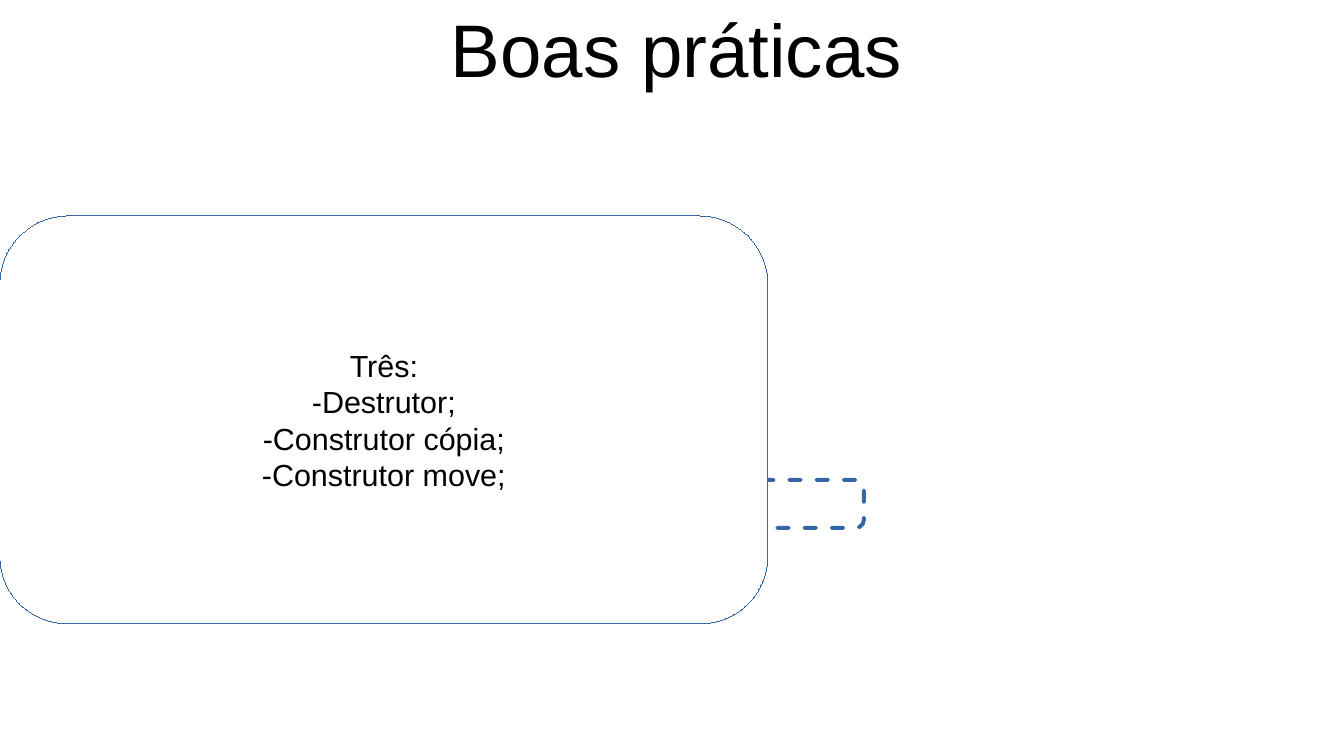
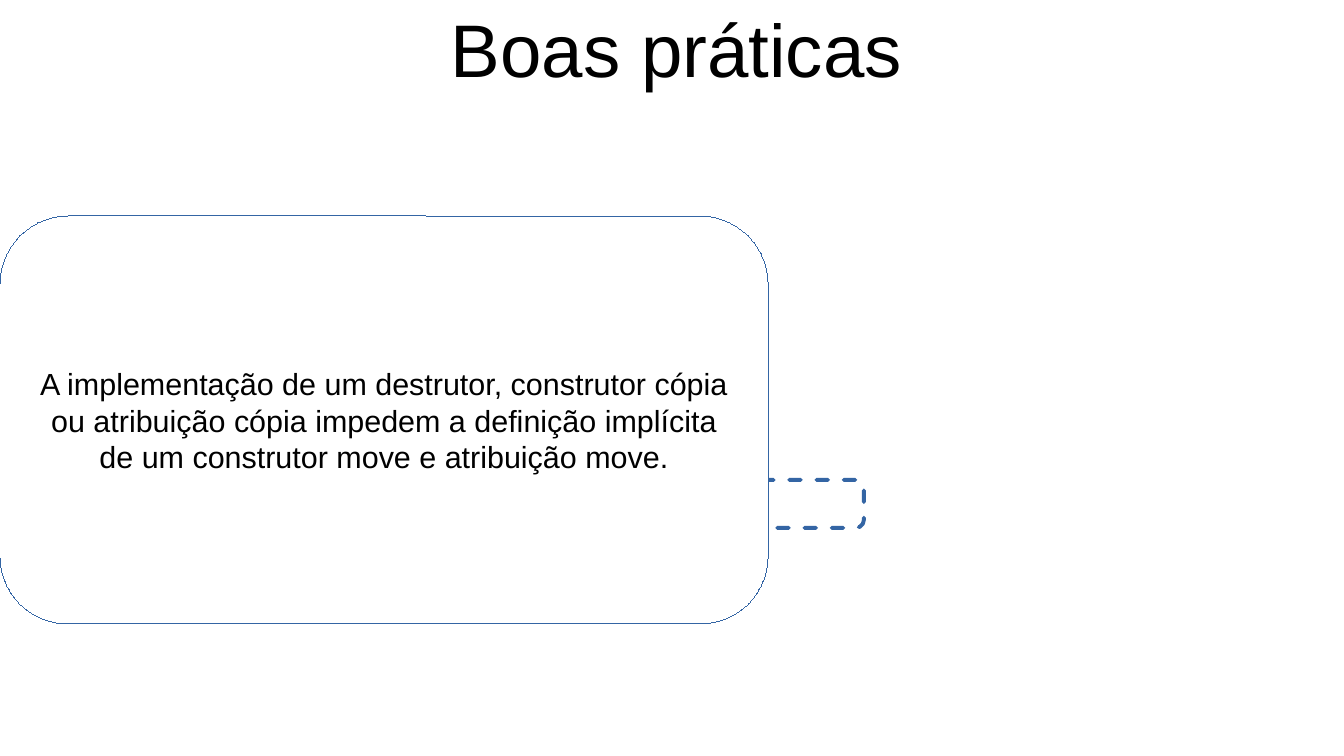
Before and after one commit to FerrazArthur/cpp-concepts-exposure, a slide deck: slide 65 of Apresentacao.odp (slide 62 before the commit). Drawn at 1344x756 pixels with LibreOffice and Linux fonts; fonts in the diff are those of the drawing; background and template pictures are left out. Boxes give left, top, right and bottom in pixels: in the first picture for what was removed or moved away, otherwise in the second. Text is boxed around its words. In the diff, an @@ line names an element or a change of style, - is before the commit and + after.

```diff
--- a/Apresentacao.odp
+++ b/Apresentacao.odp
@@ text in rounded rectangle at [40,372,728,474]: text changed @@
-Três:
--Destrutor;
--Construtor cópia;
--Construtor move;
+A implementação de um destrutor, construtor cópia ou atribuição cópia impedem a definição implícita de um construtor move e atribuição move.
```
Also in this commit, not shown: 7 other slides changed, 8 slides added, 5 other files.
